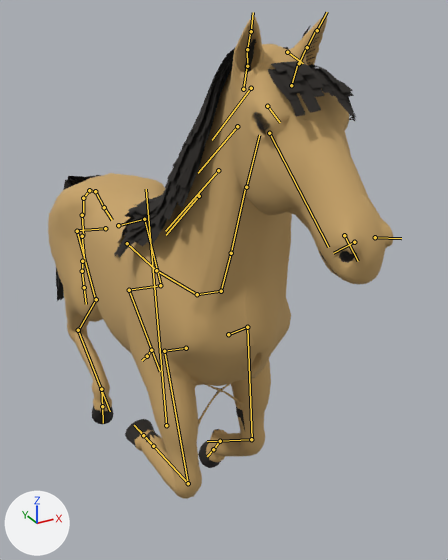
An edit to the glTF model assets/models/fauna/own/horse.glb, drawn before and after from the same camera.
The view is the same before and after, from a 50 mm lens placed at (-0.91, -2.28, 2.07), pointed at (0.23, -0.2, 1.04). Arrows for +X, +Y and +Z are at lower left; the lights stay in place. The picture after the commit comes second. Both versions are drawn at frame 11 of the action 'Gallop'; the numbers are the values there. The bones that change, and the others that lie on the model, are drawn over the model as lines.

The first picture shows 'Horse'.
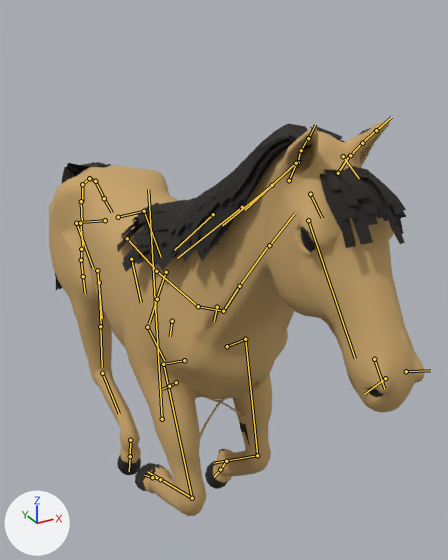
Pixel boxes (x1, y1, x2, y2) of what changed, in the pictures (448 x 560 px):
'Horse', posed (8% wider, 18% shorter)
    before: (48, 16, 394, 499)
    after: (49, 120, 424, 516)
bone 'Body', root to tip
    before: (166, 425) to (146, 189)
    after: (162, 419) to (148, 189)
bone 'BackLeg.L', root to tip
    before: (144, 219) to (161, 285)
    after: (144, 211) to (161, 257)
bone 'BackUpperLeg.L', root to tip
    before: (160, 285) to (128, 290)
    after: (166, 272) to (156, 299)
bone 'BackLowerLeg.L', root to tip
    before: (129, 290) to (160, 371)
    after: (147, 327) to (164, 360)
bone 'BackLeg.R', root to tip
    before: (77, 231) to (95, 299)
    after: (76, 223) to (93, 268)
bone 'BackUpperLeg.R', root to tip
    before: (96, 299) to (78, 330)
    after: (99, 282) to (101, 326)
bone 'BackLowerLeg.R', root to tip
    before: (78, 330) to (110, 411)
    after: (102, 373) to (119, 413)
bone 'Tail4', root to tip
    before: (83, 198) to (83, 215)
    after: (82, 184) to (82, 201)
bone 'Tail5', root to tip
    before: (82, 215) to (83, 236)
    after: (81, 201) to (82, 223)
bone 'Tail6', root to tip
    before: (82, 236) to (84, 261)
    after: (80, 223) to (83, 248)
bone 'Torso2', root to tip
    before: (156, 270) to (197, 294)
    after: (156, 271) to (198, 306)
bone 'FrontUpperLeg.L', root to tip
    before: (247, 327) to (252, 439)
    after: (245, 339) to (257, 455)
bone 'FrontUpperLeg.R', root to tip
    before: (164, 351) to (188, 483)
    after: (163, 364) to (192, 498)
bone 'FrontLowerLeg.R', root to tip
    before: (188, 483) to (139, 430)
    after: (192, 498) to (147, 471)
bone 'Neck1', root to tip
    before: (221, 291) to (231, 253)
    after: (223, 311) to (239, 286)
bone 'Neck2', root to tip
    before: (231, 253) to (245, 187)
    after: (239, 286) to (268, 245)
bone 'Head', root to tip
    before: (267, 106) to (280, 122)
    after: (310, 194) to (322, 218)
bone 'IKBackLeg.L', root to tip
    before: (151, 350) to (147, 356)
    after: (176, 382) to (169, 386)
bone 'IKBackLeg.R', root to tip
    before: (101, 389) to (102, 406)
    after: (130, 440) to (130, 456)
bone 'IKFrontLeg.L', root to tip
    before: (220, 441) to (213, 449)
    after: (226, 461) to (220, 469)
bone 'IKFrontLeg.R', root to tip
    before: (153, 446) to (143, 435)
    after: (160, 479) to (152, 477)

The edits, one by one:
Bone 'Body' (bone_body) moves from (0.0, -0.084, 0.069) to (0.0, -0.084, 0.015).
Bone 'Body' (bone_body) turns from (-5, 0, 0) to (-1, 0, 0) degrees about its own x, y and z.
Bone 'BackLeg.L' (bone_backleg_l) turns from (-4, 0, 0) to (-24, 0, 0) degrees about its own x, y and z.
Bone 'BackUpperLeg.L' (bone_backupperleg_l) turns from (30, 0, 0) to (14, 0, 0) degrees about its own x, y and z.
Bone 'BackLowerLeg.L' (bone_backlowerleg_l) turns from (70, 0, -1) to (53, 0, -1) degrees about its own x, y and z.
Bone 'BackLeg.R' (bone_backleg_r) turns from (-11, 0, 0) to (-33, 0, 0) degrees about its own x, y and z.
Bone 'BackUpperLeg.R' (bone_backupperleg_r) turns from (20, 0, 0) to (-3, 0, 0) degrees about its own x, y and z.
Bone 'BackLowerLeg.R' (bone_backlowerleg_r) turns from (65, 0, 1) to (27, 0, 0) degrees about its own x, y and z.
Bone 'Tail4' (bone_tail4) turns from (-12, 1, 0) to (-13, 1, 0) degrees about its own x, y and z.
Bone 'Tail5' (bone_tail5) turns from (-14, -1, 0) to (-16, -1, 0) degrees about its own x, y and z.
Bone 'Tail6' (bone_tail6) turns from (-14, -2, 0) to (-16, -2, 0) degrees about its own x, y and z.
Bone 'Torso2' (bone_torso2) turns from (2, 0, 0) to (-1, 0, 0) degrees about its own x, y and z.
Bone 'FrontUpperLeg.L' (bone_frontupperleg_l) turns from (4, 0, 0) to (-10, 0, 0) degrees about its own x, y and z.
Bone 'FrontUpperLeg.R' (bone_frontupperleg_r) turns from (-10, 0, 0) to (-22, 0, 0) degrees about its own x, y and z.
Bone 'FrontLowerLeg.R' (bone_frontlowerleg_r) turns from (-90, 0, 0) to (-80, 0, 0) degrees about its own x, y and z.
Bone 'Neck1' (bone_neck1) turns from (10, 0, 0) to (2, 0, 0) degrees about its own x, y and z.
Bone 'Neck2' (bone_neck2) turns from (0, 0, 0) to (-4, 0, 0) degrees about its own x, y and z.
Bone 'Head' (bone_head) turns from (-10, 0, 0) to (-3, 0, 0) degrees about its own x, y and z.
Bone 'IKBackLeg.L' (bone_ikbackleg_l) moves from (0.0, -0.084, -0.294) to (0.0, 0.06, -0.574).
Bone 'IKBackLeg.L' (bone_ikbackleg_l) turns from (67, 0, 0) to (72, 0, 0) degrees about its own x, y and z.
Bone 'IKBackLeg.R' (bone_ikbackleg_r) moves from (0.0, 0.017, -0.446) to (0.0, 0.202, -0.798).
Bone 'IKBackLeg.R' (bone_ikbackleg_r) turns from (27, 0, 0) to (34, 0, 0) degrees about its own x, y and z.
Bone 'IKFrontLeg.L' (bone_ikfrontleg_l) moves from (0.0, -0.207, 0.216) to (0.0, -0.122, 0.185).
Bone 'IKFrontLeg.L' (bone_ikfrontleg_l) turns from (56, 0, 0) to (54, 0, 0) degrees about its own x, y and z.
Bone 'IKFrontLeg.R' (bone_ikfrontleg_r) moves from (0.0, -0.329, 0.086) to (0.0, -0.189, 0.077).
Bone 'IKFrontLeg.R' (bone_ikfrontleg_r) turns from (100, 0, 0) to (78, 0, 0) degrees about its own x, y and z.
